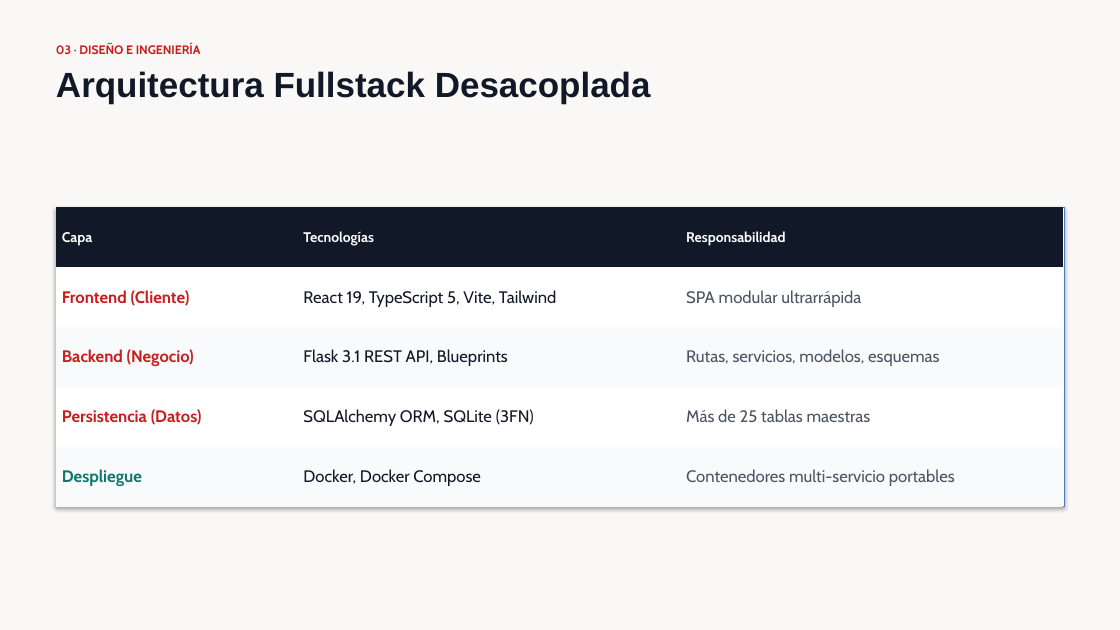
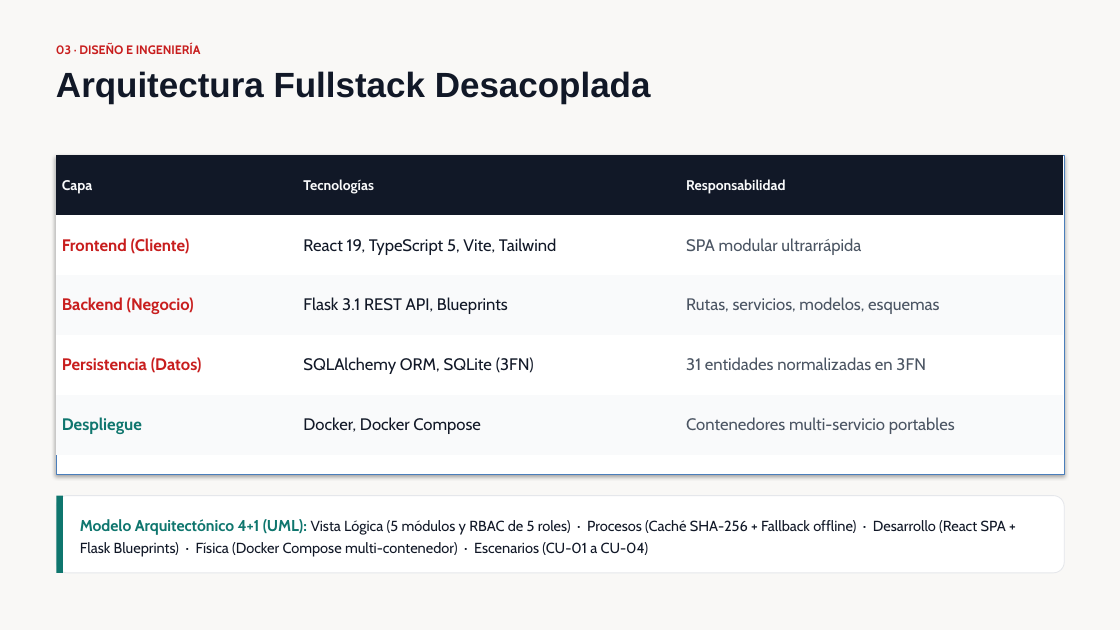
Before and after one commit to Benjamin-Duoc/CAPSTONEV2, a slide deck: slide 6 of Fase 3/Presentacion fase 3.pptx (slide 5 before the commit). Drawn at 1120x630 pixels with LibreOffice and Linux fonts; fonts in the diff are those of the drawing. Boxes give left, top, right and bottom in pixels: in the first picture for what was removed or moved away, otherwise in the second. Text is boxed around its words. In the diff, an @@ line names an element or a change of style, - is before the commit and + after.

Commit message:
feat(fase-3): actualizar informe final, ppt y control de roles en registro/admin

```diff
--- a/Fase 3/Presentacion fase 3.pptx
+++ b/Fase 3/Presentacion fase 3.pptx
@@ table at box(56, 155, 1065, 455) @@
-row 4, column 3: Más de 25 tablas maestras
+row 4, column 3: 31 entidades normalizadas en 3FN
@@ table: place and size @@
-table at box(56, 208, 1065, 507)
+table at box(56, 155, 1065, 455)
@@ rounded rectangle: place and size @@
-rounded rectangle at box(56, 208, 1065, 507)
+rounded rectangle at box(56, 155, 1065, 475)
@@ rounded rectangle added at box(56, 496, 1065, 573), fill #FFFFFF, outline #E5E7EB 0.75 pt @@
@@ rectangle added at box(56, 496, 63, 573), fill #0F766E @@
@@ text added at box(80, 519, 1006, 557), 12.5 pt, text #111827 @@
+Modelo Arquitectónico 4+1 (UML): Vista Lógica (5 módulos y RBAC de 5 roles) · Procesos (Caché SHA-256 + Fallback offline) · Desarrollo (React SPA + Flask Blueprints) · Física (Docker Compose multi-contenedor) · Escenarios (CU-01 a CU-04)
```
Also in this commit, not shown: 6 other slides changed, 2 slides added, 8 other files.
